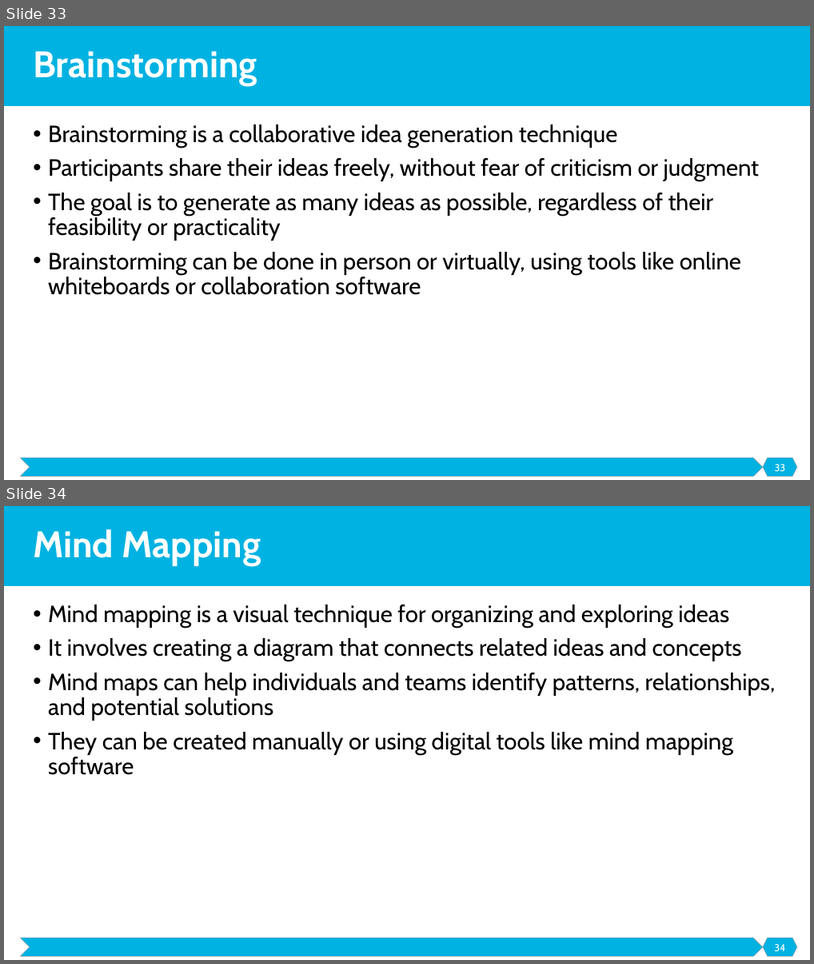
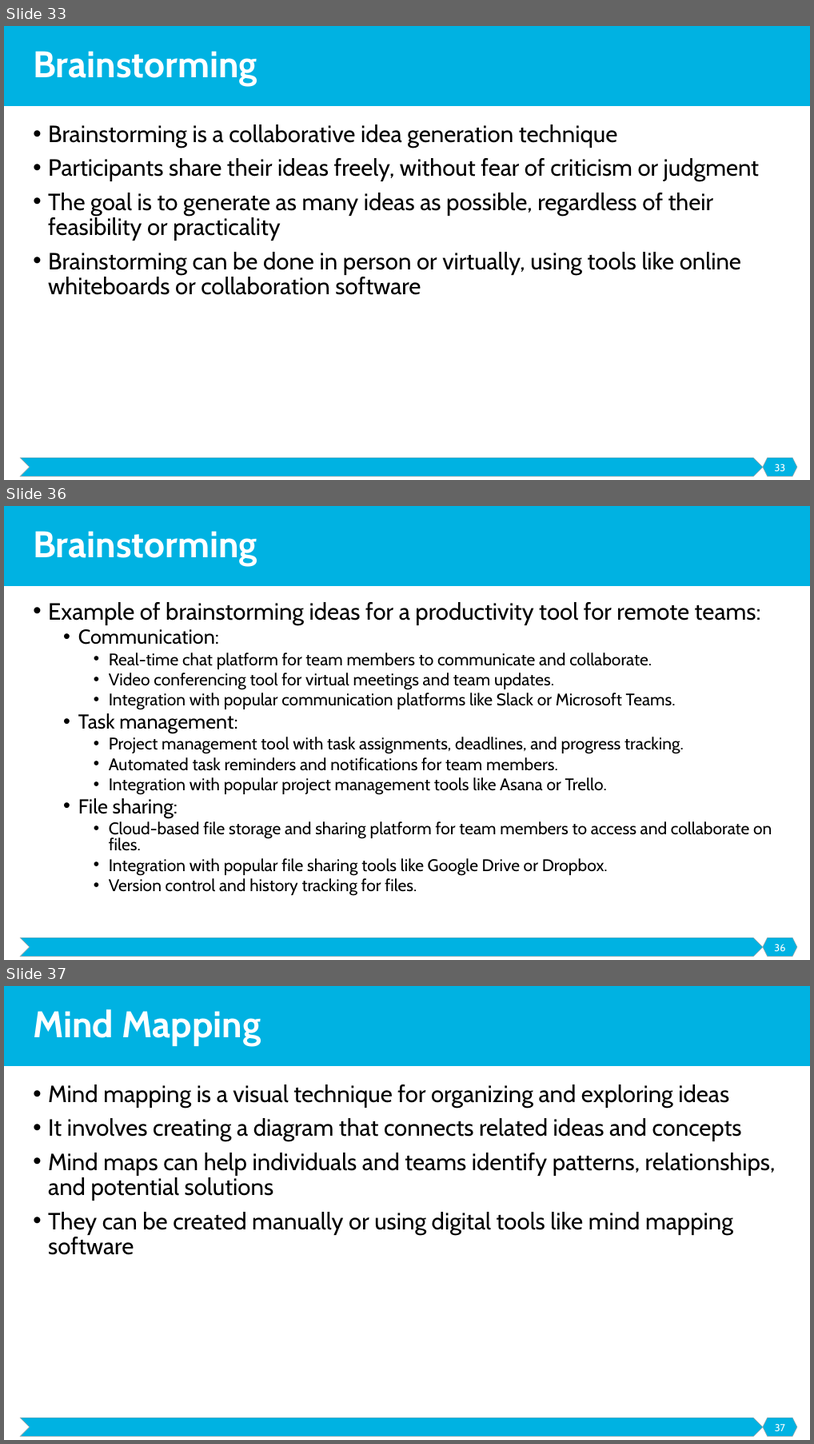
Before and after one commit to malenezi/malenezi, a slide deck: SE495/Lectures/3-Ideation and Design/Ideation and Design.pptx. Shown one above the other, each under a label of ours: slides 33 and 34 before the commit, slides 33, 36 and 37 after it; the slides between them are not shown. The pictures are 814x964 and 814x1444 pixels, drawn with LibreOffice and Linux fonts; fonts in the diff are those of the drawing. Boxes give left, top, right and bottom in pixels: in the first picture for what was removed or moved away, otherwise in the second. Text is boxed around its words. In the diff, an @@ line names an element or a change of style, - is before the commit and + after.

```diff
--- a/SE495/Lectures/3-Ideation and Design/Ideation and Design.pptx
+++ b/SE495/Lectures/3-Ideation and Design/Ideation and Design.pptx
@@ slide 36 added at bbox=[4, 506, 810, 960], background #FFFFFF; not listed: 3 template elements that a slide beside it also shows @@
@@ title added at bbox=[33, 531, 258, 566], 44 pt, text #FFFFFF, bold @@
+Brainstorming
@@ text added at bbox=[48, 602, 772, 896], 20 pt, text #000000 @@
+• Example of brainstorming ideas for a productivity tool for remote teams:
+  • Communication:
+    • Real-time chat platform for team members to communicate and collaborate.
+    • Video conferencing tool for virtual meetings and team updates.
+    • Integration with popular communication platforms like Slack or Microsoft Teams.
+  • Task management:
+    • Project management tool with task assignments, deadlines, and progress tracking.
+    • Automated task reminders and notifications for team members.
+    • Integration with popular project management tools like Asana or Trello.
+  • File sharing:
+    • Cloud-based file storage and sharing platform for team members to access and collaborate on files.
+    • Integration with popular file sharing tools like Google Drive or Dropbox.
+    • Version control and history tracking for files.
@@ page number added at bbox=[774, 944, 786, 951], 12 pt, text #FFFFFF @@
+36
@@ what was slide 34 is now slide 37 @@
@@ page number at bbox=[775, 1424, 786, 1431]: text changed @@
-34
+37
```
Also in this commit, not shown: 2 slides changed, 9 other slides added, 2 slides removed, 8 other files.
